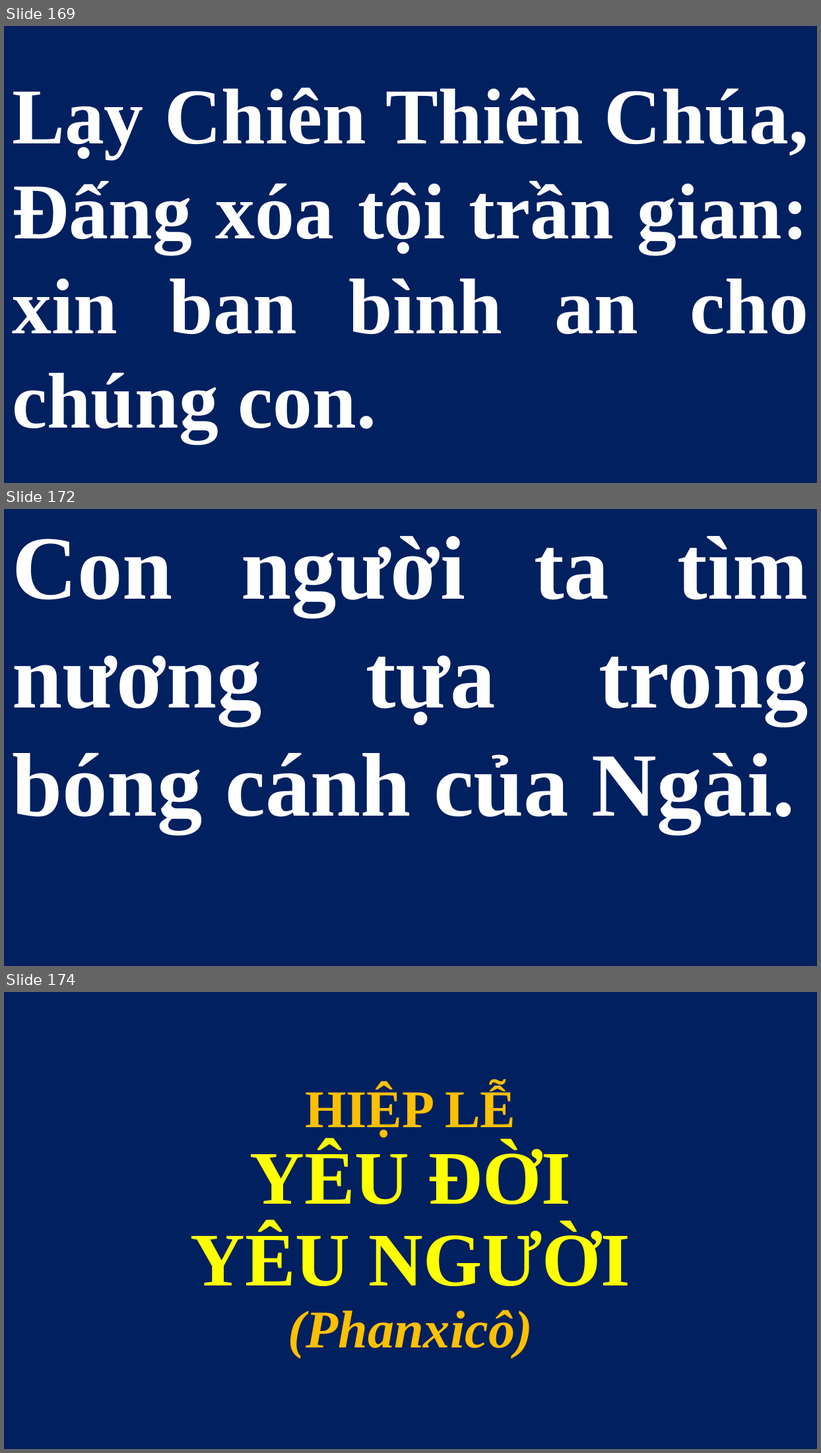
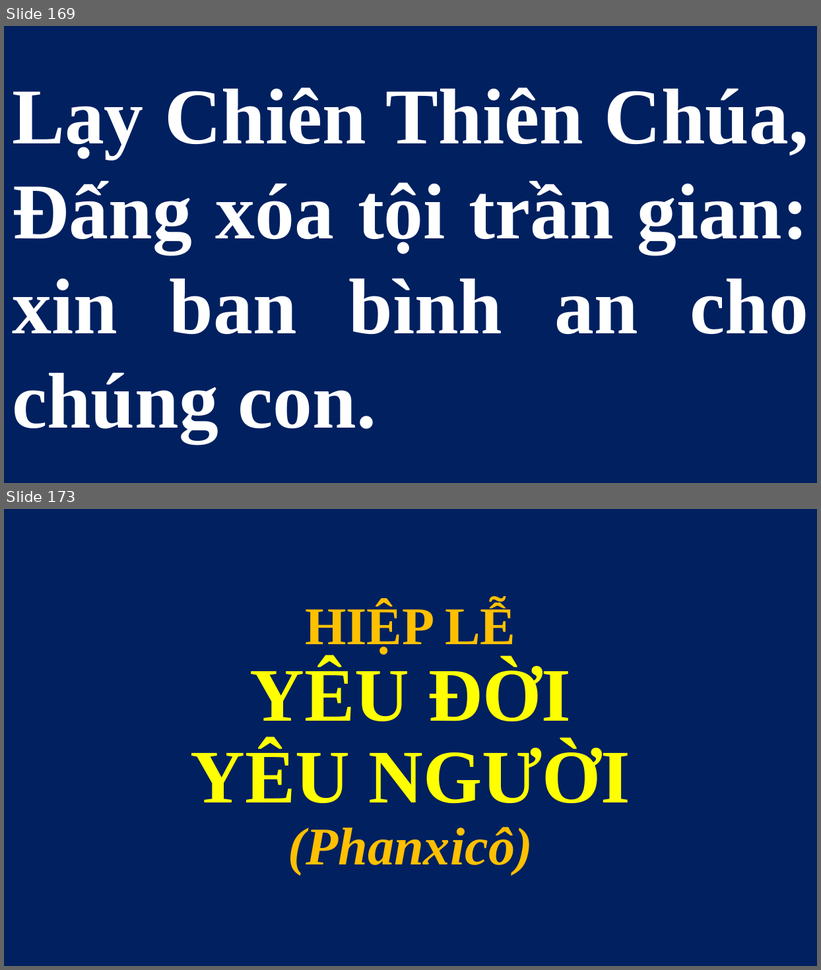
Before and after one commit to lythanhngodev64/SlideLe, a slide deck: Slide/Thứ Bảy - CN-25-TN 2026.pptx. Shown one above the other, each under a label of ours: slides 169, 172 and 174 before the commit, slides 169 and 173 after it; the slides between them are not shown. The pictures are 821x1453 and 821x970 pixels, drawn with LibreOffice and Linux fonts; fonts in the diff are those of the drawing. Boxes give left, top, right and bottom in pixels: in the first picture for what was removed or moved away, otherwise in the second. Text is boxed around its words. In the diff, an @@ line names an element or a change of style, - is before the commit and + after.

```diff
--- a/Slide/Thứ Bảy - CN-25-TN 2026.pptx
+++ b/Slide/Thứ Bảy - CN-25-TN 2026.pptx
@@ slide 172 removed at [4, 509, 817, 966], background #FFFFFF @@
@@ title removed at [4, 509, 817, 966] @@
-Con người ta tìm nương tựa trong bóng cánh của Ngài.
@@ what was slide 174 is now slide 173 @@
```
Also in this commit, not shown: 1 slide changed, 1 slide added, 1 other slide removed, 1 other file.
